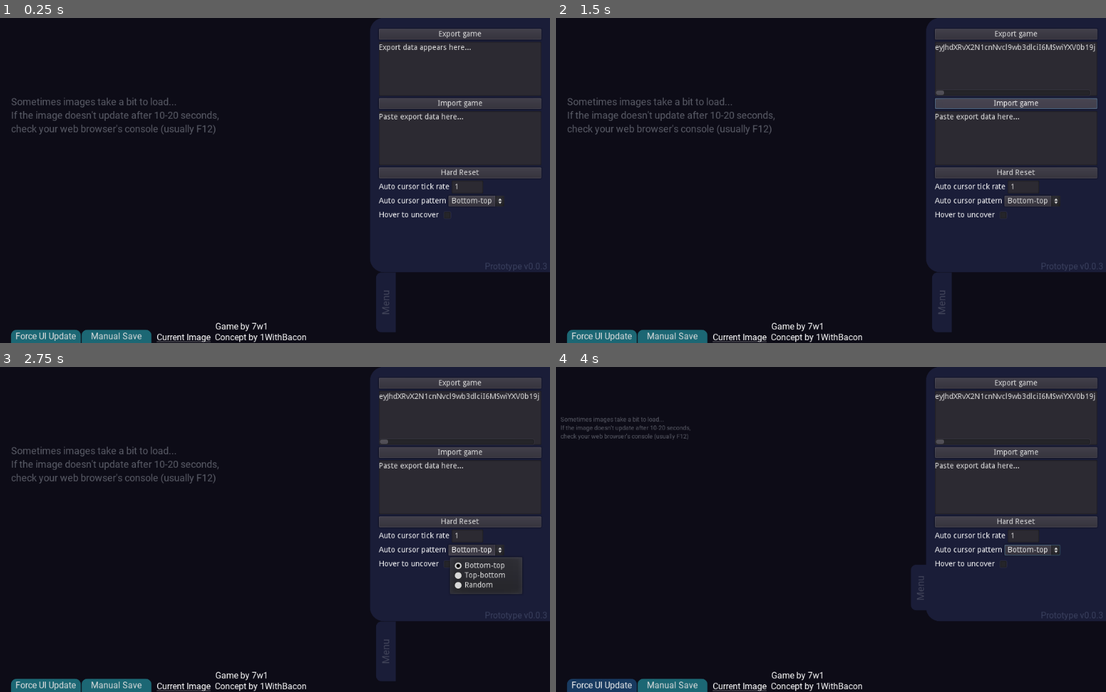
Above: before the commit, frames 1-4 (two rows, left to right).
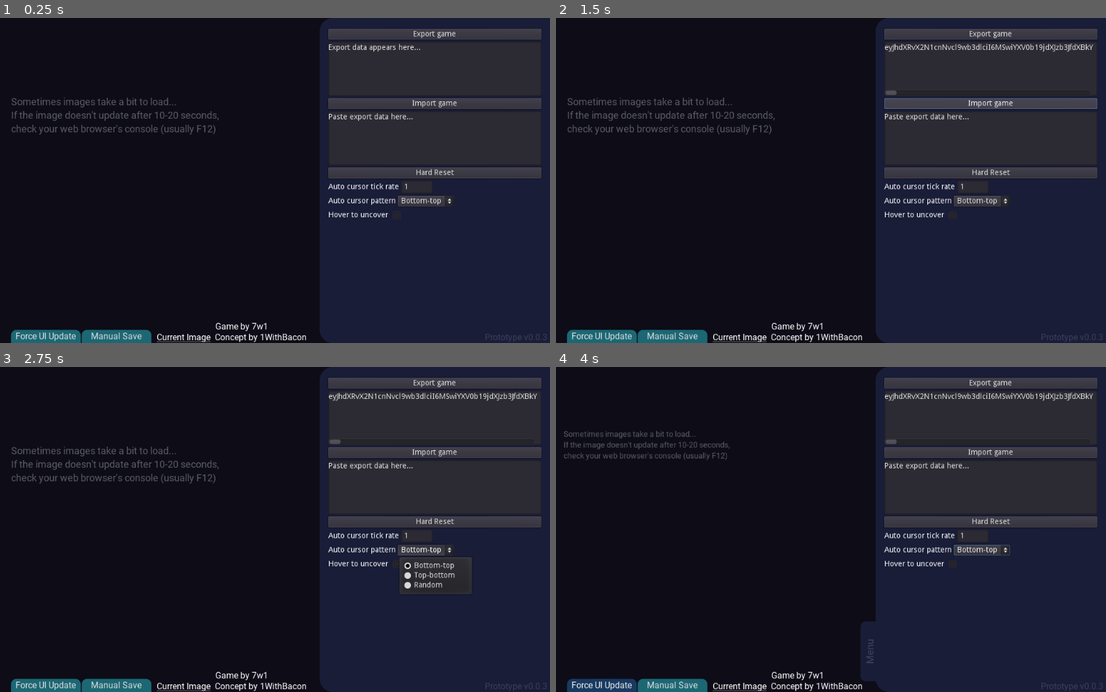
Above: after the commit, the same moments.

Repository: 7w1/Pixel-That-Web
Game: Godot game, scene res://Pixel That.tscn
Same seed, same stepped clock (60 frames per second), same inputs: the game is played once before the commit and once after it.
Inputs (mouse positions are in pixels of both pictures, inside the frame that each line leads up to; where the layout moved, square brackets give the same spot in the first picture):
- Up to frame 1 (0.25 s): no input
- Up to frame 2 (1.5 s): click "Export game" at 0.5 s; click "Import game" at 1.25 s
- Up to frame 3 (2.75 s): click "Bottom-top" at 2 s
- Up to frame 4 (4 s): click (952, 565) [1001, 565] at 2.75 s; click "Force UI Update" at 3.5 s

The runs differ from the first frame. In frame 1, 17% of the frame differs, in the area x 58-100%, y 0-100%; in frame 2, 17%; in frame 3, 18%; in frame 4, 19%, in the area x 0-100%, y 0-100%.
Error in both runs: Invalid operands 'String' and 'int' in operator '+'. (res://Pixel)

Commit message:
Okay scratch that, reenabled gui scaling

Diff:
--- a/old/Pixel That Prototype Source/Pixel That.tscn
+++ b/old/Pixel That Prototype Source/Pixel That.tscn
@@ -1842,7 +1842,7 @@
 position = Vector2( -380, 72 )
 scale = Vector2( 5, 5 )
 frames = SubResource( 64 )
-frame = 29
+frame = 9
 playing = true
 centered = false
 
@@ -1857,7 +1857,7 @@
 position = Vector2( -376, 216 )
 scale = Vector2( 5, 5 )
 frames = SubResource( 65 )
-frame = 19
+frame = 14
 playing = true
 centered = false
 
--- a/old/Pixel That Prototype Source/project.godot
+++ b/old/Pixel That Prototype Source/project.godot
@@ -36,11 +36,6 @@
 
 settings/fps/force_fps=60
 
-[display]
-
-window/stretch/mode="viewport"
-window/stretch/aspect="keep_width"
-
 [input]
 
 mouse_button={
Not shown, changed: old/Pixel That.html
Not shown, changed: old/Pixel That.pck
